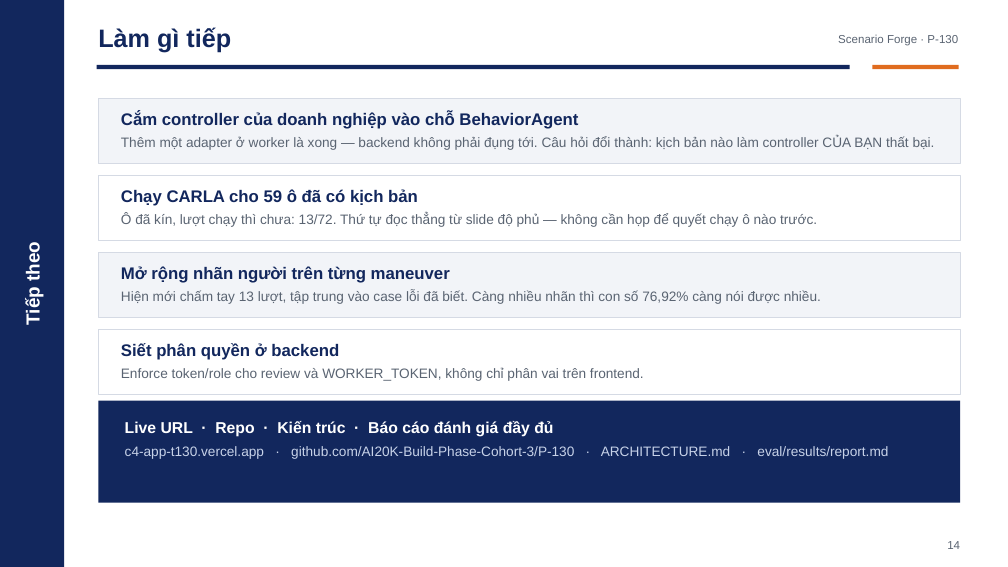
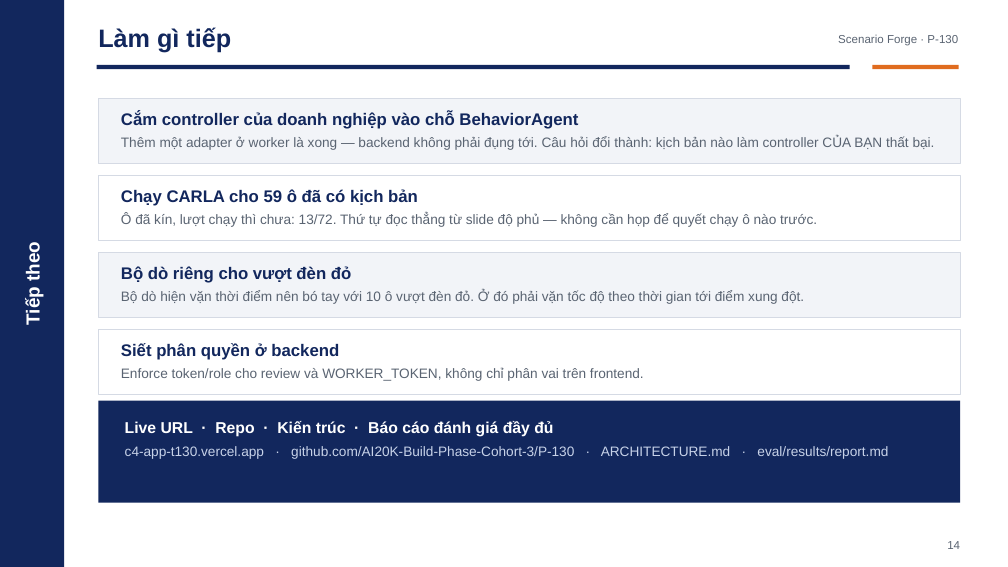
Before and after one commit to Menakanchi/nextjs-boilerplate, a slide deck: slide 14 of presentation/pitch_deck.pptx. Drawn at 1008x567 pixels with LibreOffice and Linux fonts; fonts in the diff are those of the drawing. Boxes give left, top, right and bottom in pixels: in the first picture for what was removed or moved away, otherwise in the second. Text is boxed around its words. In the diff, an @@ line names an element or a change of style, - is before the commit and + after.

Commit message:
docs: slide 8 khép vòng lặp, slide 14 đổi việc thứ ba
Slide 8 tách bước cuối thành hai: 'vẫn đâm -> giữ làm ca hồi quy' và 'chưa đủ
khó -> dò biến thể, quay lại bước 3'. Sơ đồ cũ dừng ở một dòng gộp
'keep_regression hoặc create_harder_variant', không cho thấy nhánh thứ hai
quay ngược lên trên — mà chính chỗ quay ngược đó mới là closed-loop.

Slide 14 thay 'mở rộng nhãn người' bằng 'bộ dò riêng cho vượt đèn đỏ'. Đây là
giới hạn đã đo được: bộ dò hiện vặn thời điểm kích hoạt, neo vào giây hai xe
đi ngang nhau, nên với run_red_light thì không có mốc (hai xe đi hai nhánh
vuông góc, s_offset_m = 0). Kiểm thật trên sc_046/sc_047: API trả 422 kèm lý
do. Ảnh hưởng 10/72 ô nên đáng đứng trong bốn việc tiếp theo hơn.

```diff
--- a/presentation/pitch_deck.pptx
+++ b/presentation/pitch_deck.pptx
@@ text at (x1=121, y1=266, x2=804, y2=304): text changed @@
-Mở rộng nhãn người trên từng maneuver
-Hiện mới chấm tay 13 lượt, tập trung vào case lỗi đã biết. Càng nhiều nhãn thì con số 76,92% càng nói được nhiều.
+Bộ dò riêng cho vượt đèn đỏ
+Bộ dò hiện vặn thời điểm nên bó tay với 10 ô vượt đèn đỏ. Ở đó phải vặn tốc độ theo thời gian tới điểm xung đột.
```
Also in this commit, not shown: 1 other slide changed, 1 other file.
